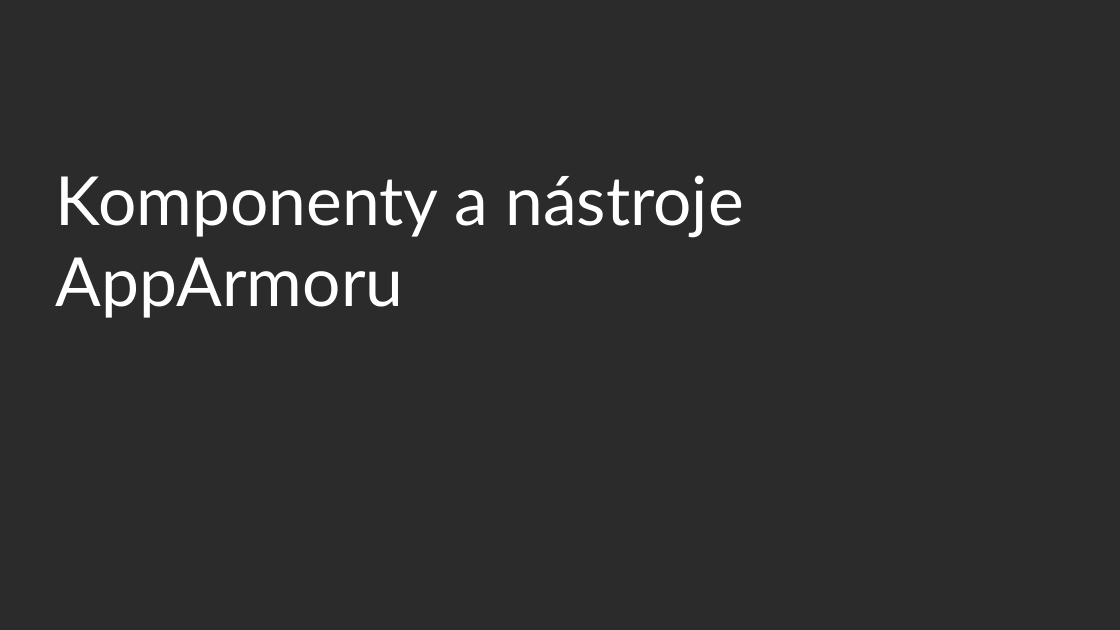
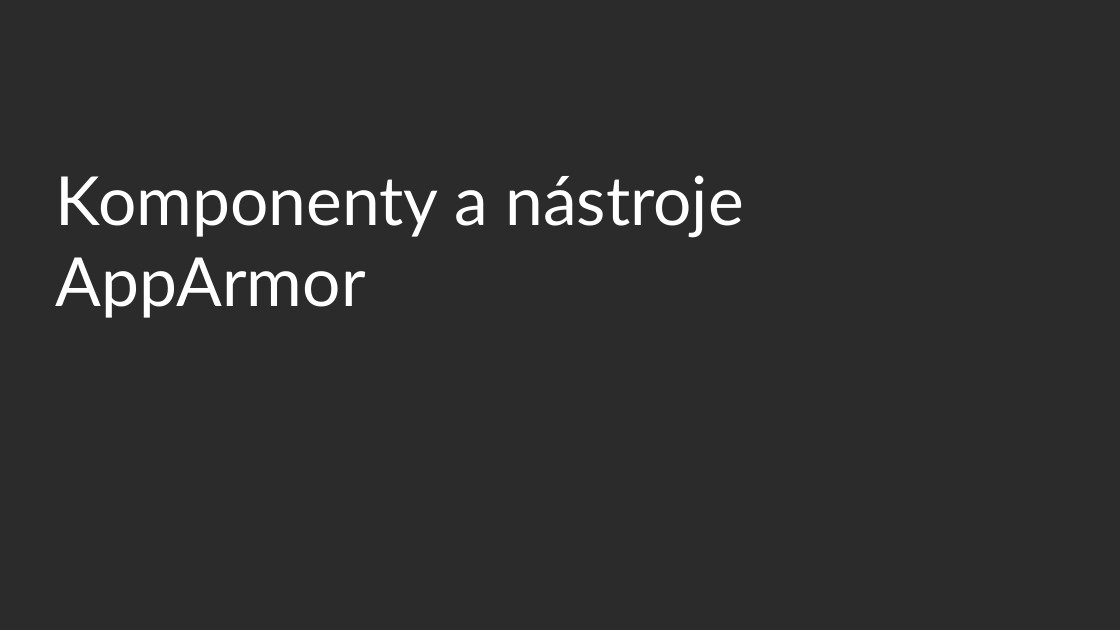
Before and after one commit to djz88/docs, a slide deck: slide 11 of apparmor_installfest2017.odp. Drawn at 1120x630 pixels with LibreOffice and Linux fonts; fonts in the diff are those of the drawing; background and template pictures are left out; a plain dark background stands for a picture behind light text. Boxes give left, top, right and bottom in pixels: in the first picture for what was removed or moved away, otherwise in the second. Text is boxed around its words. In the diff, an @@ line names an element or a change of style, - is before the commit and + after.

```diff
--- a/apparmor_installfest2017.odp
+++ b/apparmor_installfest2017.odp
@@ title at [56, 175, 744, 318]: text changed @@
-Komponenty a nástroje AppArmoru
+Komponenty a nástroje AppArmor
```
Also in this commit, not shown: 9 other slides changed, 1 other file.
